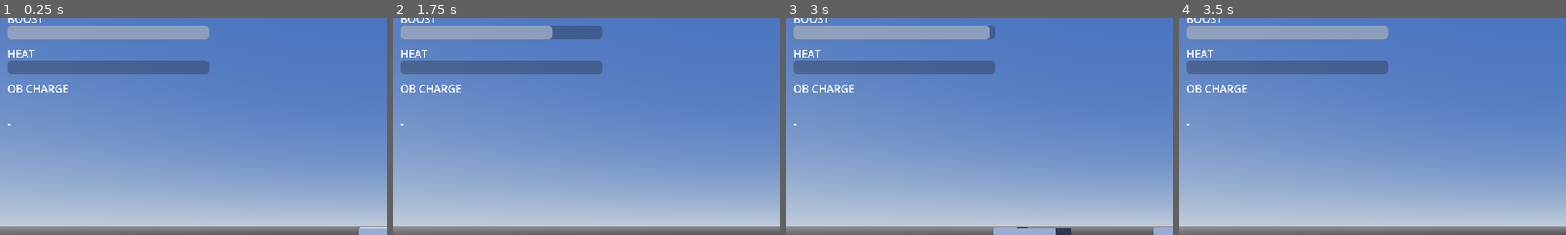
Above: before the commit, frames 1-4 (left to right).
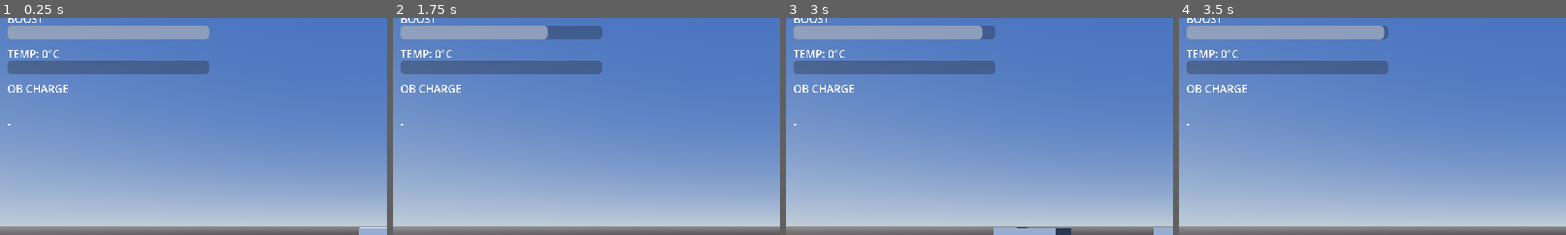
Above: after the commit, the same moments.

Repository: kozakoza1216/ac
Game: Godot game, scene res://scenes/Main.tscn
Same seed, same stepped clock (60 frames per second), same inputs: the game is played once before the commit and once after it.
Inputs:
- Up to frame 1 (0.25 s): no input
- Up to frame 2 (1.75 s): tap Enter at 0.5 s; hold D 0.53-1.28 s; hold B 0.53-1.28 s; tap Space at 0.77, 0.8, 1.07, 1.35, 1.52 s; hold S from 1.28 s (still down); tap B at 1.55 s
- Up to frame 3 (3 s): tap Space at 1.82, 2.3 s; release S at 2.03 s; hold D 2.03-2.78 s; hold B 2.03-2.78 s; hold W from 2.78 s (still down); tap B at 2.85 s
- Up to frame 4 (3.5 s): keep holding W; tap Space at 3.02, 3.32 s
The pictures show only the part of the screen within x 1-51%, y 2-52%; the shares and areas given below are measured in that part.

The runs differ from the first frame. In frame 1, 0.3% of the frame differs, in the area x 2-16%, y 14-19%; in frame 2, 0.3%; in frame 3, 0.4%, in the area x 2-53%, y 3-19%; in frame 4, 0.3%.

Commit message:
Display heat as degrees C and add thermal runaway at 1000C
- Renamed the heat meter to an actual temperature in degrees C, shown
  on the HUD as both a bar (0-1000) and a live "TEMP: n°C" label.
- is_overheating is now judged instant to instant (generating more heat
  right now than the radiator can shed), matching the source rule more
  literally; temperature is a separate accumulated total that rises
  while overheating and drains back toward 0 otherwise, via a new
  TEMP_SCALE conversion from the existing heat-rate units.
- Reaching MELTDOWN_TEMPERATURE (1000C) triggers thermal runaway: an
  emergency shutdown that cancels OB, zeroes the boost gauge, resets
  temperature to 700C, and locks out all input for 1.5s -- takes
  priority over every other state, including the hard-landing stagger.

Co-Authored-By: Claude Sonnet 5 <noreply@anthropic.com>
Claude-Session: https://claude.ai/code/session_01AUEeVjV1iAVicfMFpLPHpb

Diff:
--- a/scenes/Main.tscn
+++ b/scenes/Main.tscn
@@ -165,12 +165,13 @@
 show_percentage = false
 
 [node name="HeatLabel" type="Label" parent="HUD/Control"]
+unique_name_in_owner = true
 layout_mode = 0
 offset_left = 24.0
 offset_top = 56.0
-offset_right = 200.0
+offset_right = 240.0
 offset_bottom = 76.0
-text = "HEAT"
+text = "TEMP: 0°C"
 
 [node name="HeatBar" type="ProgressBar" parent="HUD/Control"]
 unique_name_in_owner = true
--- a/scripts/player.gd
+++ b/scripts/player.gd
@@ -86,6 +86,15 @@
 const OB_SPEED_MULTIPLIER := 2.5
 const OB_ACCEL_MULTIPLIER := 1.8
 
+# Temperature: heat generation in excess of what the radiator can shed
+# (see is_overheating below) converts to a °C/s rise via this divisor;
+# below that threshold it drains back toward 0 at the same rate. Hitting
+# MELTDOWN_TEMPERATURE forces an emergency shutdown.
+const TEMP_SCALE := 18.0
+const MELTDOWN_TEMPERATURE := 1000.0
+const MELTDOWN_LOCKOUT_DURATION := 1.5
+const MELTDOWN_TEMPERATURE_RESET := 700.0
+
 @export var core_part: CorePart
 @export var legs_part: LegsPart
 @export var booster_part: BoosterPart
@@ -94,13 +103,14 @@
 @onready var camera_pivot: Node3D = $CameraPivot
 @onready var boost_bar: ProgressBar = get_node_or_null("%BoostBar")
 @onready var heat_bar: ProgressBar = get_node_or_null("%HeatBar")
+@onready var heat_label: Label = get_node_or_null("%HeatLabel")
 @onready var ob_charge_bar: ProgressBar = get_node_or_null("%ObChargeBar")
 @onready var state_label: Label = get_node_or_null("%StateLabel")
 
 var state: int = State.NORMAL
 var ob_state: int = ObState.INACTIVE
 var boost_gauge: float = BOOST_GAUGE_MAX
-var heat: float = 0.0
+var temperature: float = 0.0
 var is_overheating: bool = false
 
 var awaiting_reboost: bool = false
@@ -118,10 +128,27 @@
 var _boost_prev_held: bool = false
 var _ob_prev_held: bool = false
 var _stagger_timer: float = 0.0
+var _meltdown_timer: float = 0.0
 
 
 func _physics_process(delta: float) -> void:
 	_t += delta
+
+	if _meltdown_timer > 0.0:
+		# Thermal runaway: emergency shutdown, takes priority over
+		# everything else -- no input, EN already dumped, just settle.
+		_meltdown_timer = maxf(0.0, _meltdown_timer - delta)
+		state = State.NORMAL
+		ob_state = ObState.INACTIVE
+		if not is_on_floor():
+			velocity.y -= GRAVITY * delta
+		velocity.x = 0.0
+		velocity.z = 0.0
+		move_and_slide()
+		_boost_prev_held = Input.is_key_pressed(KEY_SPACE)
+		_ob_prev_held = Input.is_key_pressed(KEY_B)
+		_update_hud()
+		return
 
 	if _stagger_timer > 0.0:
 		# Hard-landing stagger: no input of any kind, just let gravity
@@ -295,16 +322,20 @@
 			# only heat -- OB's own EN only drains once truly active).
 			ob_heat_rate = core_part.ob_heat
 
+	# is_overheating is instantaneous -- generating more heat right now
+	# than the radiator can shed -- per the source rule that exceeding
+	# (generator heat + booster heat) * 2 <= cooling suspends EN
+	# recovery. Whether or not that's currently true, temperature itself
+	# is a separate accumulated total in degrees C: it climbs while
+	# overheating and drains back toward 0 otherwise.
 	var cooling := radiator_part.cooling_performance if radiator_part else 0.0
 	var heat_threshold := cooling / 2.0
 	var heat_generation := boost_heat_rate + ob_heat_rate
-	if heat_generation > heat_threshold:
-		heat += (heat_generation - heat_threshold) * delta
+	is_overheating = heat_generation > heat_threshold
+	if is_overheating:
+		temperature += (heat_generation - heat_threshold) / TEMP_SCALE * delta
 	else:
-		heat = maxf(0.0, heat - (heat_threshold - heat_generation) * delta)
-	var heat_max := cooling if cooling > 0.0 else 1.0
-	heat = minf(heat, heat_max)
-	is_overheating = heat >= heat_max
+		temperature = maxf(0.0, temperature - (heat_threshold - heat_generation) / TEMP_SCALE * delta)
 
 	# Generator supply vs. total draw (booster + OB, summed here but
 	# computed above as separate named rates). Overheating suspends the
@@ -314,6 +345,15 @@
 		boost_gauge = clampf(boost_gauge - total_draw * delta, 0.0, BOOST_GAUGE_MAX)
 	else:
 		boost_gauge = clampf(boost_gauge + (BOOST_SUPPLY - total_draw) * delta, 0.0, BOOST_GAUGE_MAX)
+
+	if temperature >= MELTDOWN_TEMPERATURE:
+		# Thermal runaway: emergency shutdown starting next frame (see
+		# the _meltdown_timer check at the top of this function).
+		_meltdown_timer = MELTDOWN_LOCKOUT_DURATION
+		temperature = MELTDOWN_TEMPERATURE_RESET
+		boost_gauge = 0.0
+		ob_state = ObState.INACTIVE
+		h_velocity = Vector3.ZERO
 
 	velocity.x = h_velocity.x
 	velocity.z = h_velocity.z
@@ -386,14 +426,18 @@
 	if boost_bar:
 		boost_bar.value = boost_gauge
 	if heat_bar:
-		var cooling := radiator_part.cooling_performance if radiator_part else 1.0
-		heat_bar.max_value = maxf(1.0, cooling)
-		heat_bar.value = heat
+		heat_bar.max_value = MELTDOWN_TEMPERATURE
+		heat_bar.value = temperature
+	if heat_label:
+		heat_label.text = "TEMP: %d°C" % int(temperature)
 	if ob_charge_bar:
 		ob_charge_bar.visible = ob_state == ObState.CHARGING
 		if ob_charge_bar.visible:
 			ob_charge_bar.value = clampf(ob_charge_timer / OB_CHARGE_TIME, 0.0, 1.0) * 100.0
 	if state_label:
+		if _meltdown_timer > 0.0:
+			state_label.text = "MELTDOWN (%d°C)" % int(temperature)
+			return
 		if _stagger_timer > 0.0:
 			state_label.text = "LANDING STAGGER"
 			return
Not shown, changed: README.md
